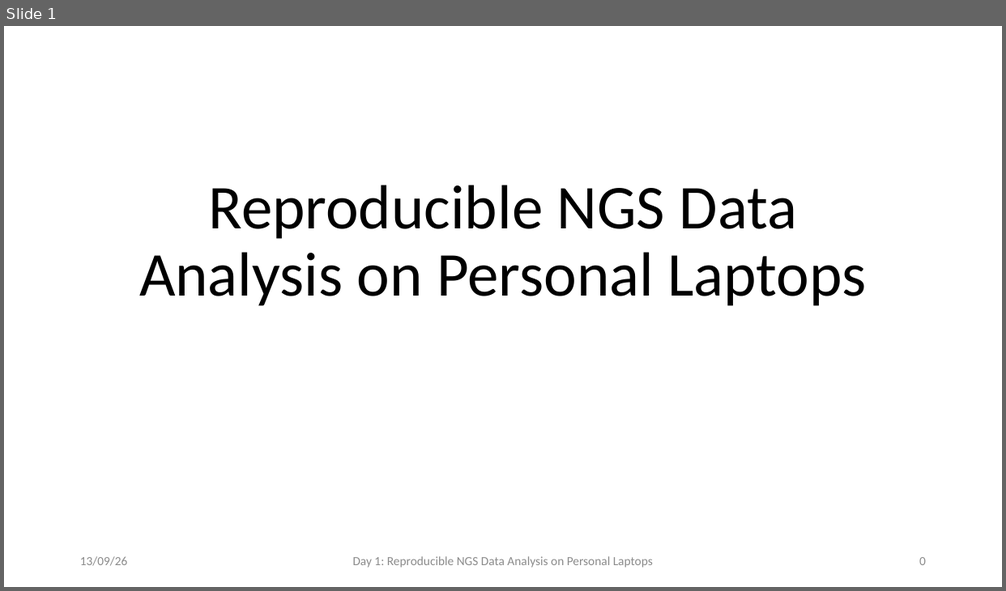
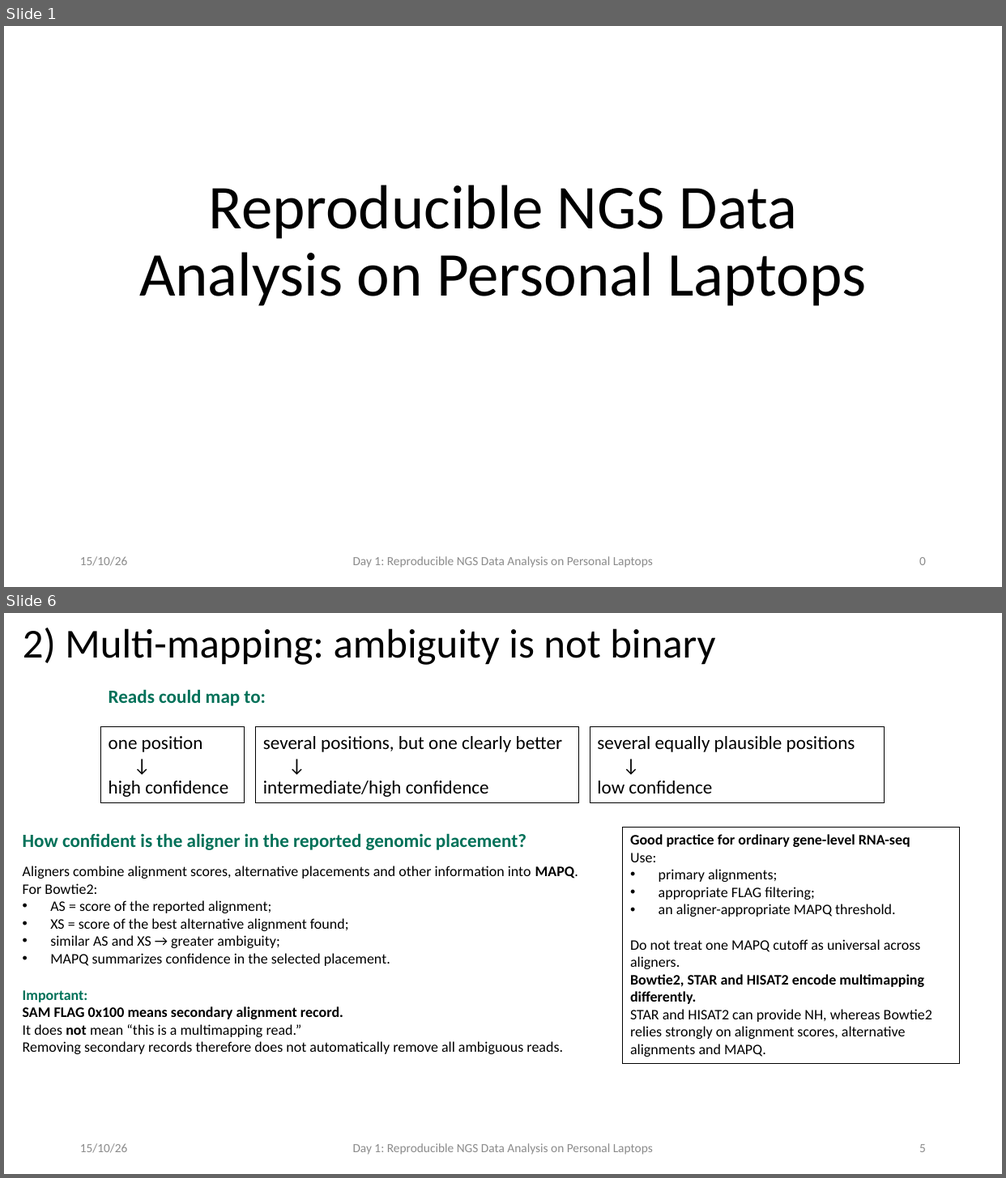
Before and after one commit to fgualdr/reproducible-ngs-workshop, a slide deck: power_point/Day4.pptx. Shown one above the other, each under a label of ours: slide 1 before the commit, slides 1 and 6 after it; the slides between them are not shown. The pictures are 1006x591 and 1006x1178 pixels, drawn with LibreOffice and Linux fonts; fonts in the diff are those of the drawing. Boxes give left, top, right and bottom in pixels: in the first picture for what was removed or moved away, otherwise in the second. Text is boxed around its words. In the diff, an @@ line names an element or a change of style, - is before the commit and + after.

```diff
--- a/power_point/Day4.pptx
+++ b/power_point/Day4.pptx
@@ slide 6 added at [4, 613, 1002, 1174], background #FFFFFF @@
@@ title added at [23, 628, 715, 665], 39.6 pt, text #000000 @@
+2) Multi-mapping: ambiguity is not binary
@@ text added at [108, 689, 266, 706], 18 pt, text #017058, bold @@
+Reads could map to:
@@ rectangle added at [101, 726, 245, 803], outline #000000 0.75 pt, 18 pt, text #000000 @@
+one position
+↓
+high confidence
@@ rectangle added at [256, 726, 578, 803], outline #000000 0.75 pt, 18 pt, text #000000 @@
+several positions, but one clearly better
+↓
+intermediate/high confidence
@@ rectangle added at [590, 726, 884, 803], outline #000000 0.75 pt, 18 pt, text #000000 @@
+several equally plausible positions
+↓
+low confidence
@@ rectangle added at [623, 827, 960, 1063], outline #000000 0.75 pt, 14 pt, text #000000 @@
+Good practice for ordinary gene-level RNA-seq
+Use:
+• primary alignments;
+• appropriate FLAG filtering;
+• an aligner-appropriate MAPQ threshold.
+Do not treat one MAPQ cutoff as universal across aligners.
+Bowtie2, STAR and HISAT2 encode multimapping differently.
+STAR and HISAT2 can provide NH, whereas Bowtie2 relies strongly on alignment scores, alternative alignments and MAPQ.
@@ text added at [23, 833, 526, 850], 18 pt, text #017058, bold @@
+How confident is the aligner in the reported genomic placement?
@@ text added at [23, 866, 578, 966], 14 pt, text #000000 @@
+Aligners combine alignment scores, alternative placements and other information into MAPQ.
+For Bowtie2:
+• AS = score of the reported alignment;
+• XS = score of the best alternative alignment found;
+• similar AS and XS → greater ambiguity;
+• MAPQ summarizes confidence in the selected placement.
@@ text added at [23, 990, 563, 1054], 14 pt, text #000000 @@
+Important:
+SAM FLAG 0x100 means secondary alignment record.
+It does not mean “this is a multimapping read.”
+Removing secondary records therefore does not automatically remove all ambiguous reads.
@@ text added at [80, 1144, 128, 1153], 12 pt, text #8C8C8C @@
+15/10/26
@@ text added at [353, 1144, 653, 1155], 12 pt, text #8C8C8C @@
+Day 1: Reproducible NGS Data Analysis on Personal Laptops
@@ page number added at [919, 1144, 926, 1152], 12 pt, text #8C8C8C @@
+5
@@ slide 1 changed as well @@
@@ text at [80, 557, 128, 566]: text changed @@
-13/09/26
+15/10/26
```
Also in this commit, not shown: 9 other slides added, 19 other files.
